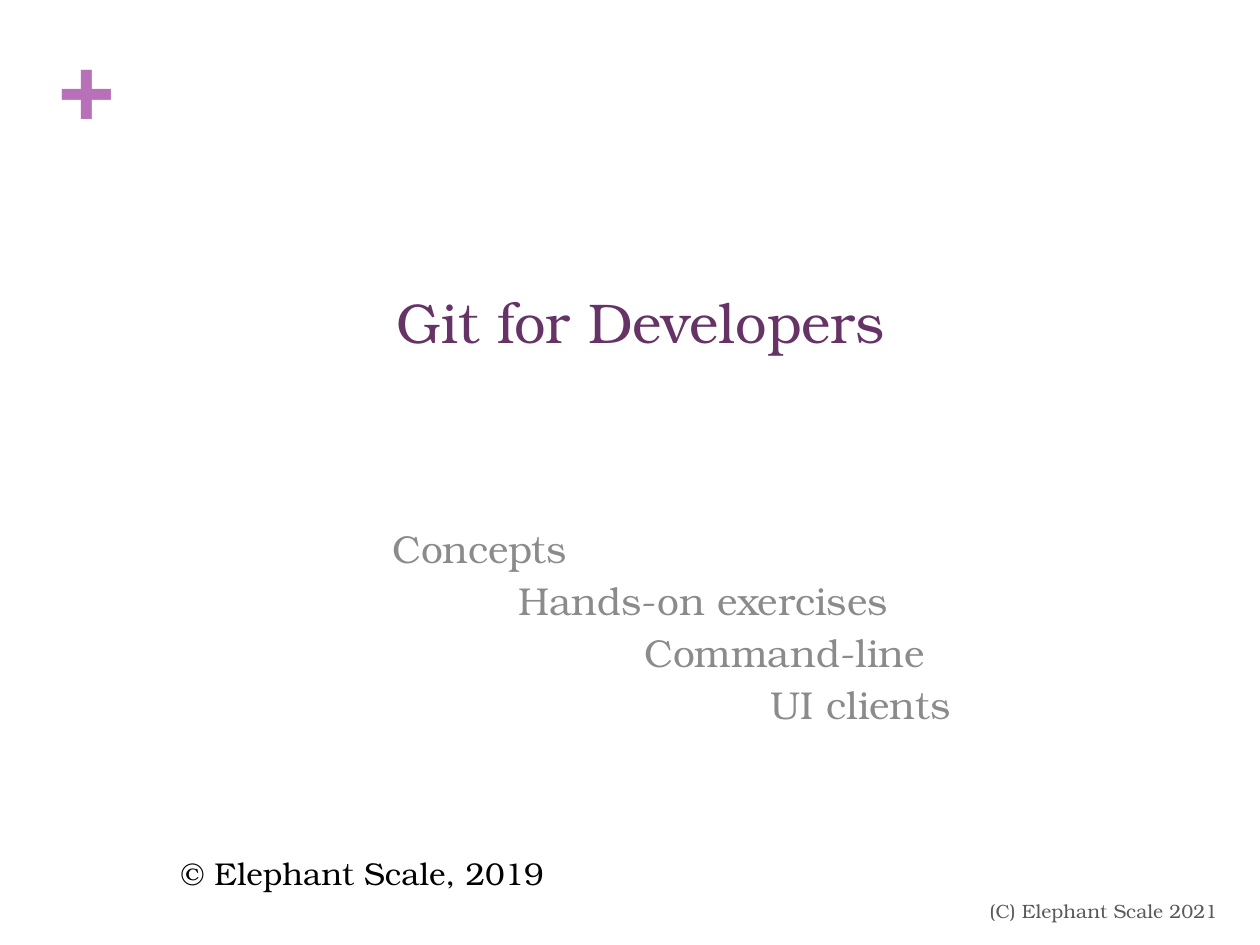
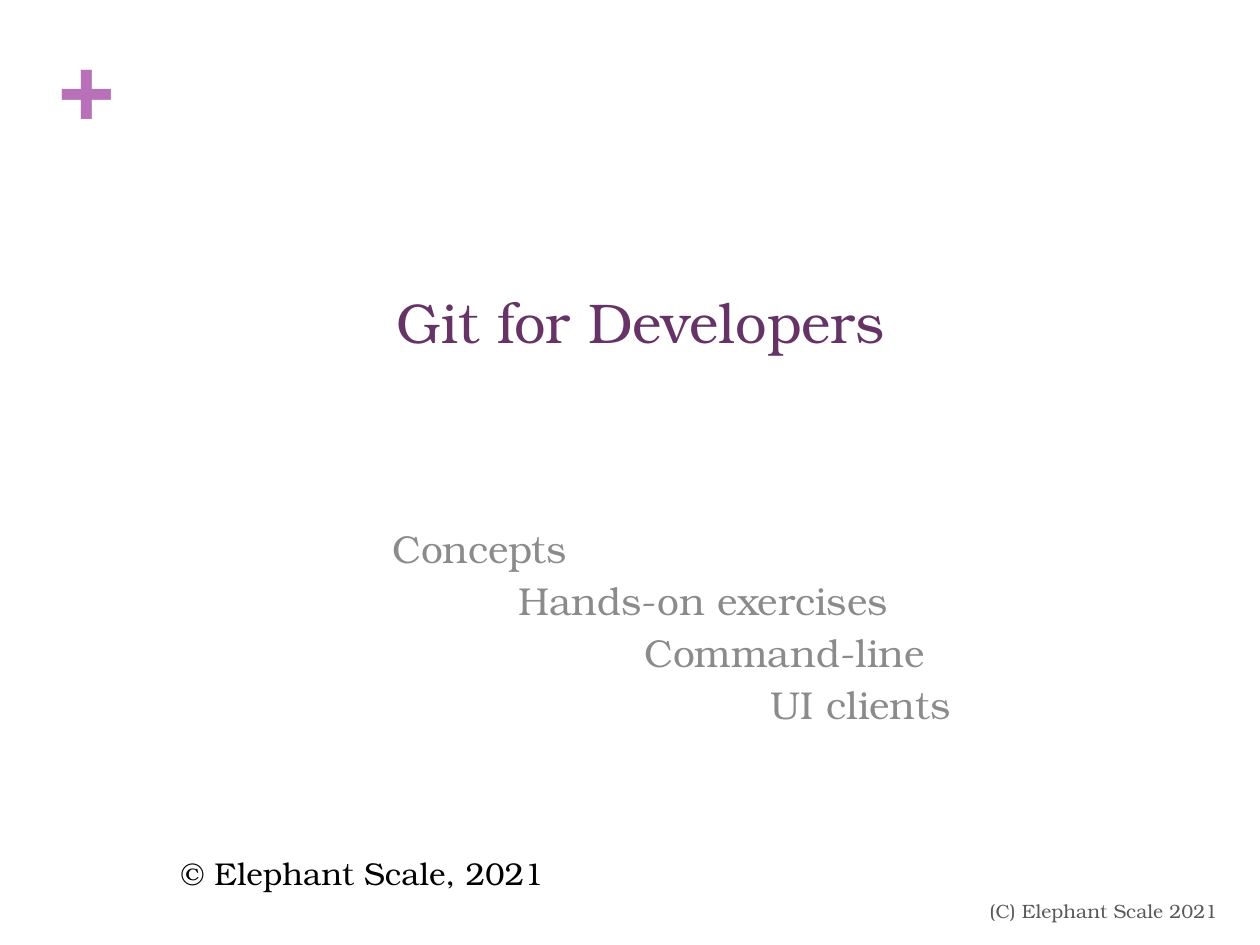
Before and after one commit to elephantscale/es-training-new, a slide deck: slide 1 of git/slides/GIT-1__Git.pptx. Drawn at 1260x945 pixels with LibreOffice and Linux fonts; fonts in the diff are those of the drawing. Boxes give left, top, right and bottom in pixels: in the first picture for what was removed or moved away, otherwise in the second. Text is boxed around its words. In the diff, an @@ line names an element or a change of style, - is before the commit and + after.

Commit message:
Updates copyright date on first slide to 2021

```diff
--- a/git/slides/GIT-1__Git.pptx
+++ b/git/slides/GIT-1__Git.pptx
@@ text at box(214, 862, 544, 893): text changed @@
-© Elephant Scale, 2019
+© Elephant Scale, 2021
```
Also in this commit, not shown: 1 other file.
